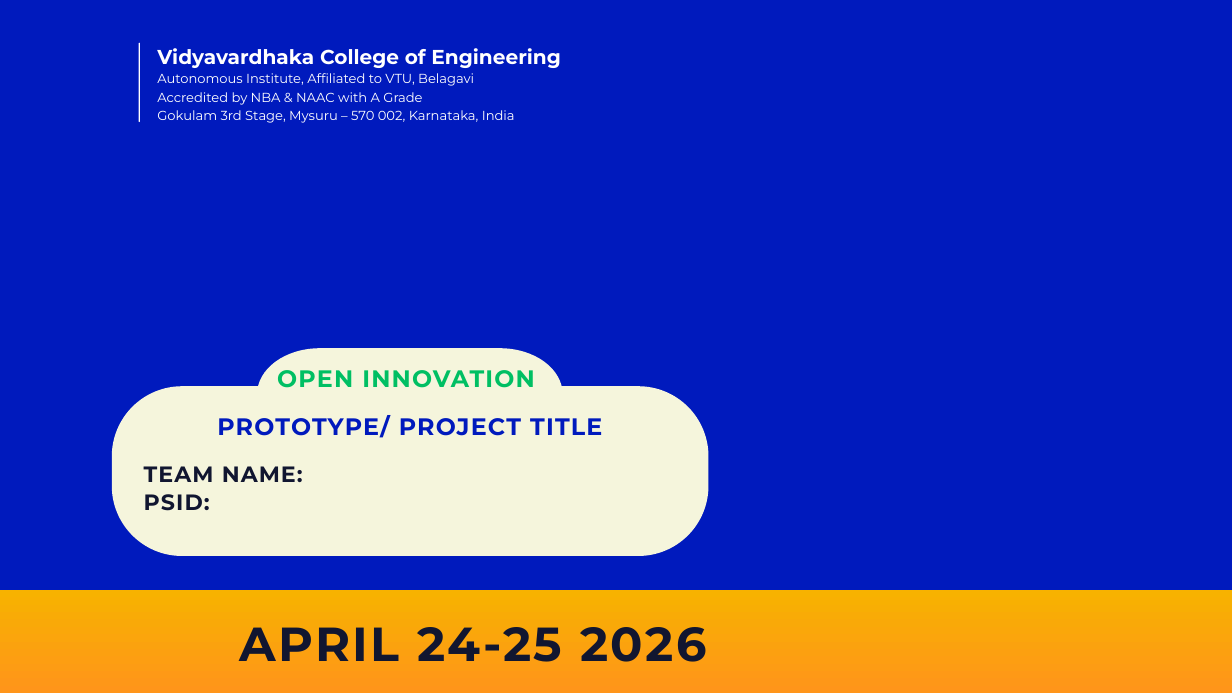
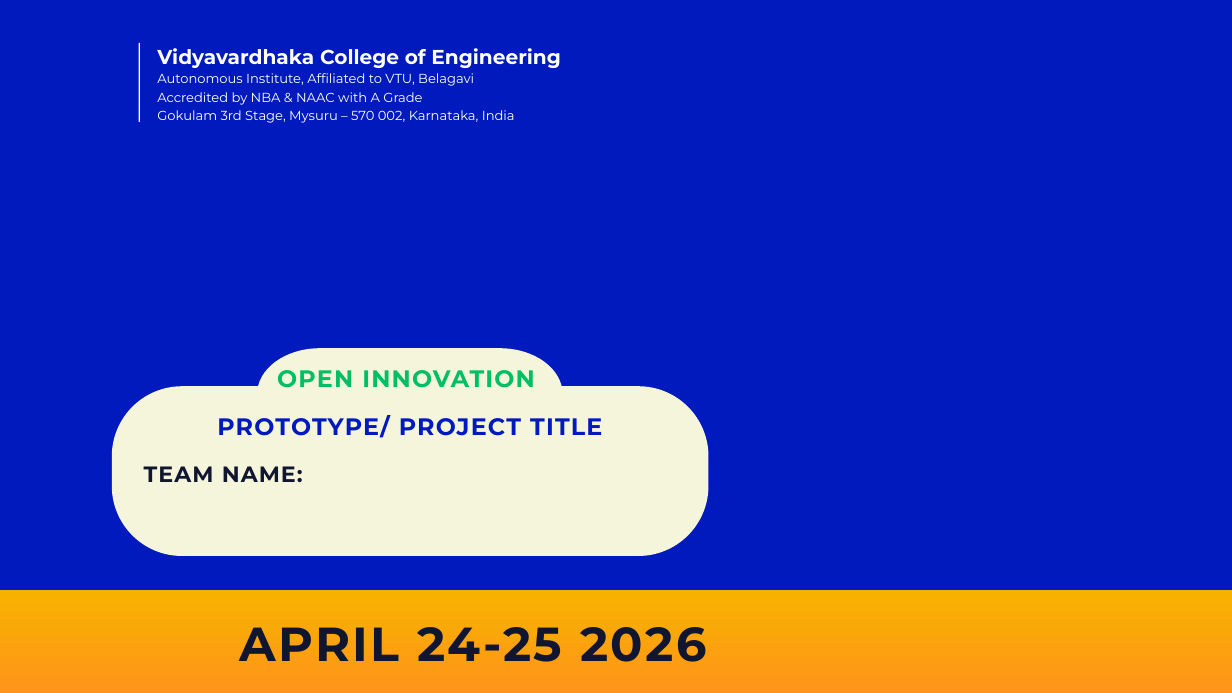
Before and after one commit to dhanushscience/SYMBIOT-2026-WEB, a slide deck: slide 2 of frontend/public/PPT_template/SYMBIOT_2026_OPEN_PPT.pptx. Drawn at 1232x693 pixels with LibreOffice and Linux fonts; fonts in the diff are those of the drawing; background and template pictures are left out. Boxes give left, top, right and bottom in pixels: in the first picture for what was removed or moved away, otherwise in the second. Text is boxed around its words. In the diff, an @@ line names an element or a change of style, - is before the commit and + after.

Commit message:
feat: add SYMBIOT 2026 presentation template to public assets

```diff
--- a/frontend/public/PPT_template/SYMBIOT_2026_OPEN_PPT.pptx
+++ b/frontend/public/PPT_template/SYMBIOT_2026_OPEN_PPT.pptx
@@ text at (144, 494, 210, 511): paragraph removed @@
-PSID:
```
